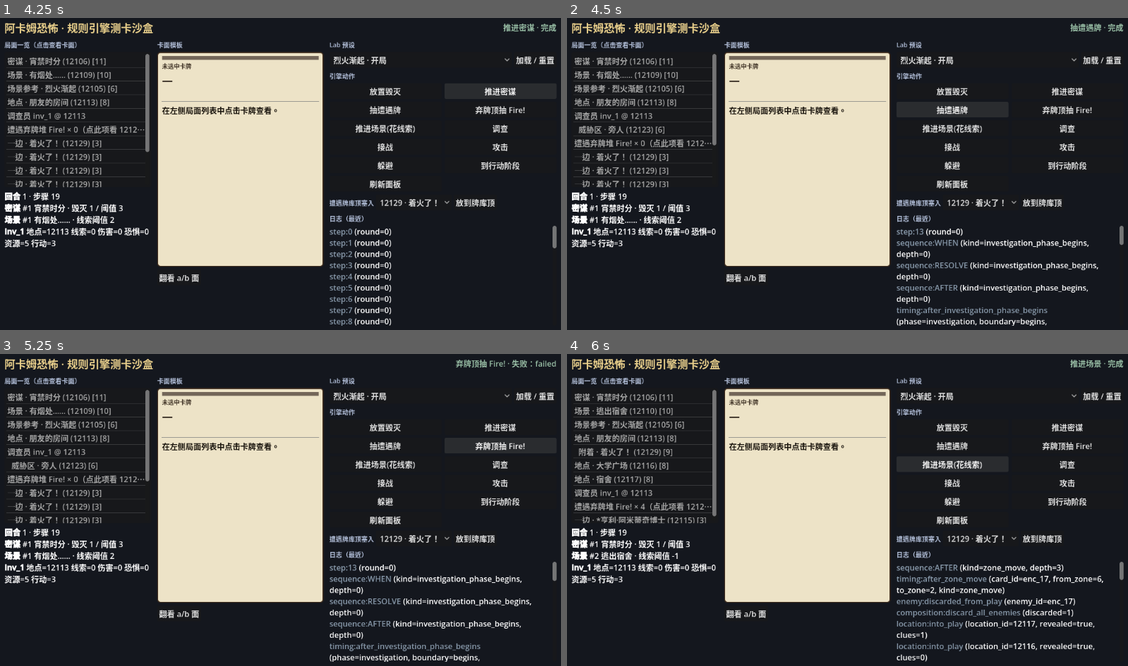
Above: before the commit, frames 1-4 (two rows, left to right).
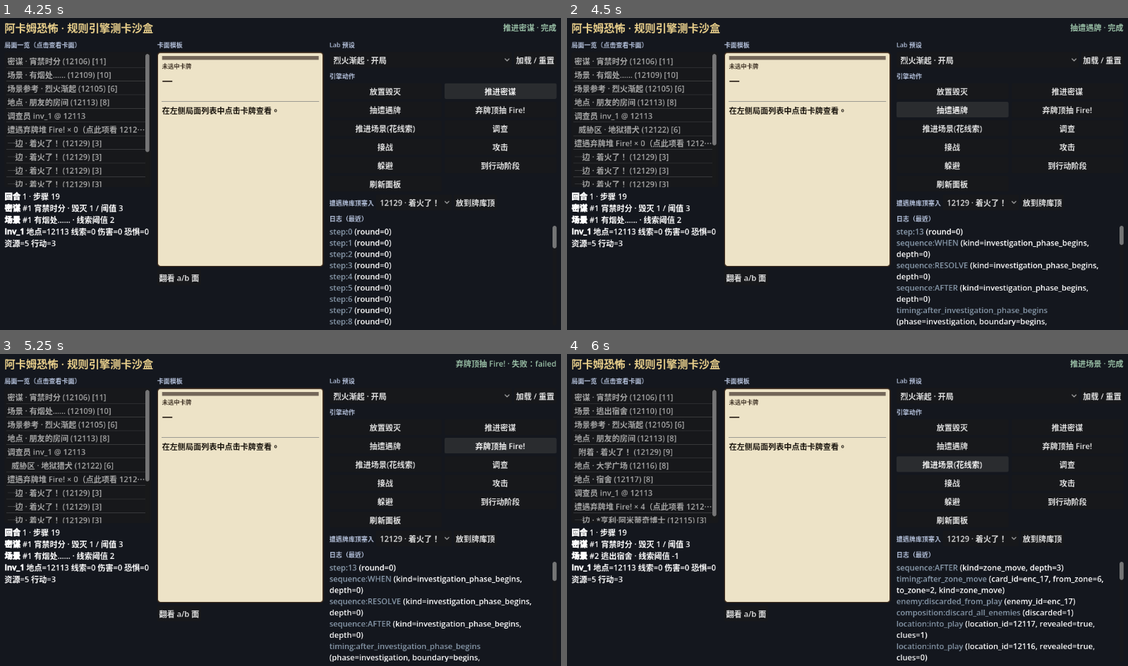
Above: after the commit, the same moments.

Repository: BlastMasterCreeper/arkhamhorror
Game: Godot game, scene res://ui/sandbox/sandbox.tscn
Same seed, same stepped clock (60 frames per second), same inputs: the game is played once before the commit and once after it.
Inputs:
- Up to frame 1 (4.25 s): click "翻看 a/b 面" at 0.5 s; click "烈火渐起 · 开局" at 1.25 s; click "加载 / 重置" at 2 s; click "放置毁灭" at 2.75 s; click "推进密谋" at 3.5 s
- Up to frame 2 (4.5 s): click "抽遭遇牌" at 4.25 s
- Up to frame 3 (5.25 s): click "弃牌顶抽 Fire!" at 5 s
- Up to frame 4 (6 s): click "推进场景(花线索)" at 5.75 s

Frame 1 is identical in both runs. In frame 2, 0.2% of the frame differs, in the area x 7-21%, y 34-38%; in frame 3, 0.2%; in frame 4, nothing differs.

Commit message:
refactor(modifier): drop unused AmountPlan HORROR kind
No consumptive multi-leg horror scenario like Vicious Blow/Deduction;
keep AmountPlan for attack damage and discover only.

Co-authored-by: BlastMasterCreeper <BlastMasterCreeper@users.noreply.github.com>

Diff:
--- a/core/types/ahc_enums.gd
+++ b/core/types/ahc_enums.gd
@@ -375,11 +375,11 @@
 enum ModOp { ADD, SUB, MUL, DOUBLE, HALVE }
 
 ## MODIFIER：标量 NONE；域 B 效果量挂 AmountPlan.kind。
+## 仅保留有消费式多腿场景的 kind（伤 / 发现）；不为对称预留 HORROR。
 enum ModifierPlanKind {
 	NONE,
 	ATTACK_DAMAGE,
 	DISCOVER,
-	HORROR,
 }
 
 ## Plan 量修正默认消费式选一腿；标量走 SCALAR（ModifierEngine.compute）。
--- a/rules/registration/amount_plan.gd
+++ b/rules/registration/amount_plan.gd
@@ -30,10 +30,6 @@
 
 static func discover_single(location_id: StringName, amount: int = 1) -> AmountPlan:
 	return _single(AhcEnums.ModifierPlanKind.DISCOVER, location_id, amount)
-
-
-static func horror_single(subject_id: StringName, amount: int = 1) -> AmountPlan:
-	return _single(AhcEnums.ModifierPlanKind.HORROR, subject_id, amount)
 
 
 static func _single(
@@ -69,7 +65,5 @@
 			return &"mod.attack_damage_leg"
 		AhcEnums.ModifierPlanKind.DISCOVER:
 			return &"mod.discover_leg"
-		AhcEnums.ModifierPlanKind.HORROR:
-			return &"mod.horror_leg"
 		_:
 			return &"mod.amount_plan_leg"
--- a/rules/registration/modifier_engine.gd
+++ b/rules/registration/modifier_engine.gd
@@ -158,13 +158,6 @@
 			return _settle_attack_damage(game_ctx, plan)
 		AhcEnums.ModifierPlanKind.DISCOVER:
 			return _settle_discover(game_ctx, plan, ctx.get("inv_id", &"") as StringName)
-		AhcEnums.ModifierPlanKind.HORROR:
-			return {
-				"ok": false,
-				"error": &"horror_settle_pending",
-				"settled": 0,
-				"subjects": [] as Array[StringName],
-			}
 		_:
 			return {"ok": false, "error": &"unknown_plan_kind", "settled": 0, "subjects": [] as Array[StringName]}
 
--- a/rules/registration/modifier_payload.gd
+++ b/rules/registration/modifier_payload.gd
@@ -91,17 +91,6 @@
 	return p
 
 
-## 本次造成恐惧 +N（AmountPlan · HORROR；settle 竖切待接）。
-static func horror_bonus(amount: int, apply_condition: Condition = null) -> ModifierPayload:
-	var p := ModifierPayload.new()
-	p.plan_kind = AhcEnums.ModifierPlanKind.HORROR
-	p.apply_mode = AhcEnums.ModifierApplyMode.CONSUME_CHOOSE_ONE_LEG
-	p.op = AhcEnums.ModOp.ADD
-	p.value = amount
-	p.condition = apply_condition
-	return p
-
-
 func is_scalar() -> bool:
 	return plan_kind == AhcEnums.ModifierPlanKind.NONE
 
Not shown, changed: docs/design/06-registration-buff-model.md
